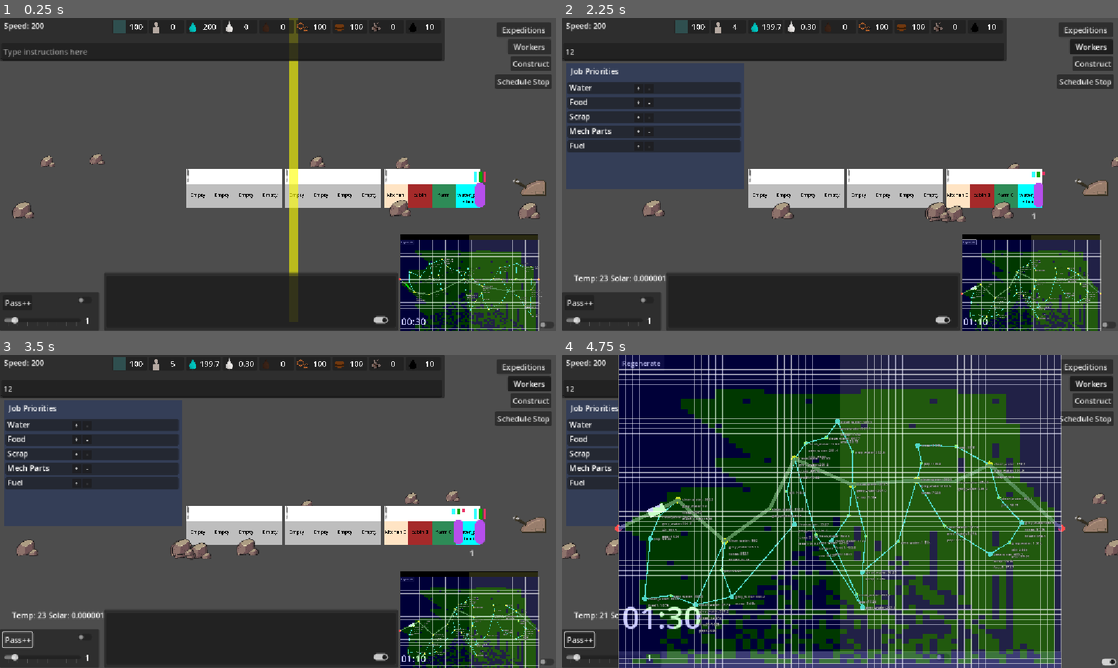
Above: before the commit, frames 1-4 (two rows, left to right).
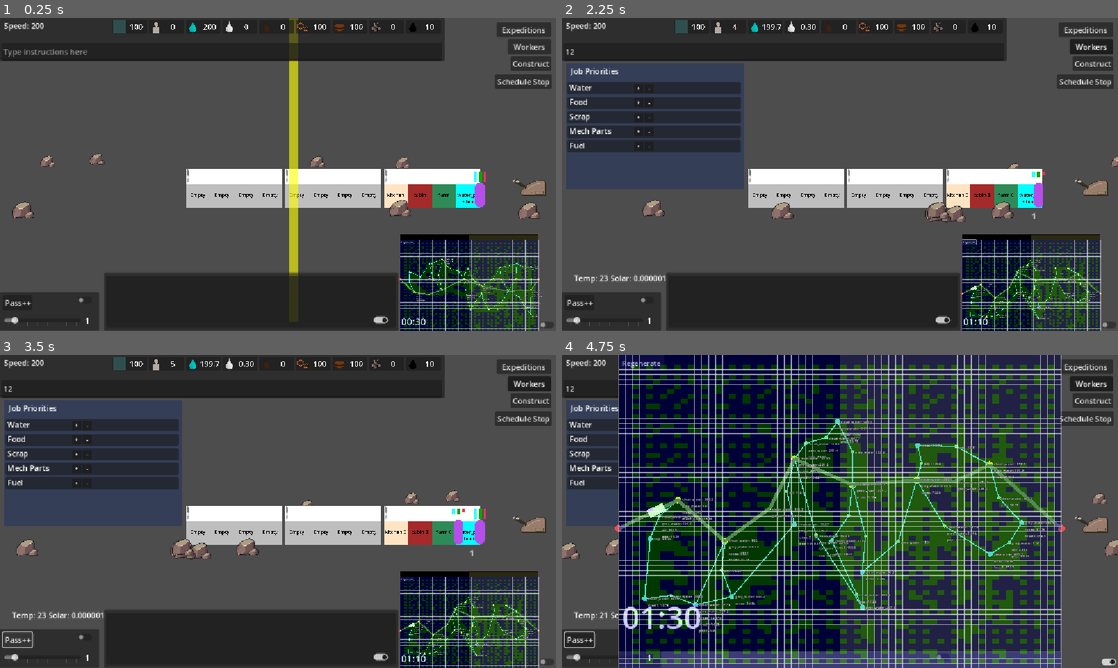
Above: after the commit, the same moments.

Repository: Sphinx111/ed_and_morgs_train_builder
Game: Godot game, scene res://Scenes/traincar.tscn
Same seed, same stepped clock (60 frames per second), same inputs: the game is played once before the commit and once after it.
Inputs (mouse positions are in pixels of both pictures, inside the frame that each line leads up to):
- Up to frame 1 (0.25 s): no input
- Up to frame 2 (2.25 s): click (784, 52) at 0.52 s; type "12" at 0.6 s; click "Workers" at 1.25 s; click "Regenerate" at 2 s
- Up to frame 3 (3.5 s): click "Pass++" at 2.75 s
- Up to frame 4 (4.75 s): click (1106, 661) at 3.5 s; click (940, 658) at 4.25 s

The runs differ from the first frame. In frame 1, 2.6% of the frame differs, in the area x 72-97%, y 71-100%; in frame 2, 2.6%; in frame 3, 2.6%; in frame 4, 28%, in the area x 11-89%, y 3-99%.

Commit message:
messing with map gen (still bad)

Diff:
--- a/MapContinentGenerator.gd
+++ b/MapContinentGenerator.gd
@@ -199,24 +199,27 @@
 
 	# each number in this array represents a random pass through the map that
 	#occurs before the spiral fills it in. bigger numbers are more sparse passes
-	var passesPreFill: Array = [9,7] #never put a 1 in this array tia
+	# runs in order so should be in descending order
+	# if you add 1 to this array it will fill everything and bypass the spiral
+	var passesPreFill: Array = [9,7,5,2]
 	for passno in passesPreFill:
 		for y in range(1,granularity-1):
 			if y % passno == 0:
 				for x in range(1,granularity-1):
-					if x % passno ==0: #max(1,passno-1)
+					if x % passno == 0 : # max(2,passno-1):
 						assignTerrain(y,x)
 
 	#attempt to spiral fill:
-	for edgedistance in range(1,(granularity/2)+1):
-		for x in range(edgedistance,granularity-edgedistance): #increasing x
-			assignTerrain(edgedistance,x) #run accross
-		for y in range(edgedistance,granularity-edgedistance): #inceasing y
-			assignTerrain(y,maxr-edgedistance) #right hand side
-		for x in range(granularity-edgedistance,edgedistance,-1): # deceasing x
-			assignTerrain(maxr-edgedistance,x) #bottom edge
-		for y in range(granularity-edgedistance,edgedistance,-1): #decreasing y
-			assignTerrain(y,edgedistance) #left edge?
+	if not passesPreFill.find(1)>=0: #no sense spiraling if it's all prefilled
+		for edgedistance in range(1,(granularity/2)+1):
+			for x in range(edgedistance,granularity-edgedistance): #increasing x
+				assignTerrain(edgedistance,x) #run accross
+			for y in range(edgedistance,granularity-edgedistance): #inceasing y
+				assignTerrain(y,maxr-edgedistance) #right hand side
+			for x in range(granularity-edgedistance,edgedistance,-1): # deceasing x
+				assignTerrain(maxr-edgedistance,x) #bottom edge
+			for y in range(granularity-edgedistance,edgedistance,-1): #decreasing y
+				assignTerrain(y,edgedistance) #left edge?
 
 
 
@@ -230,16 +233,20 @@
 		var landProb : float = terrTypeProb(TERRAINS.land,y,x)
 		var waterProb : float= terrTypeProb(TERRAINS.water,y,x)
 		# TODO: Make better desicsions
-		if  landProb >= waterProb :
+		if  landProb >= .5:
 			gridConcern.terrainType = TERRAINS.land
-		else:
+		elif waterProb>= .5 :
+			gridConcern.terrainType = TERRAINS.water
+		if  landProb >= .1:
+			gridConcern.terrainType = TERRAINS.land
+		else :
 			gridConcern.terrainType = TERRAINS.water
 
 # TODO: Write something MUCH better than this
 func terrTypeProb(targetType:TERRAINS, y:int, x:int) :
 	var neighbourTypes=returnNeighborsTerrain(y,x)
 	if neighbourTypes.size()>0:
-		return (neighbourTypes.filter(func(type): return type == targetType).size()/neighbourTypes.size())
+		return ((neighbourTypes.filter(func(type): return type == targetType).size())/(max(neighbourTypes.size(),2)))
 	else:
 		return randf()+heat
 
